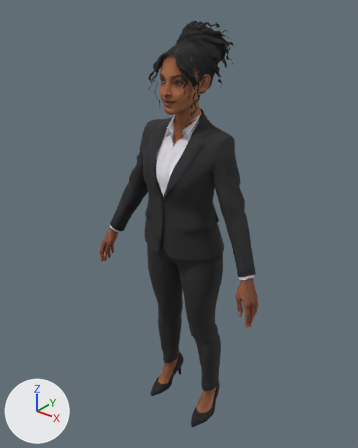
Renders of the glTF model models/af-business-woman.glb from each side of a commit.
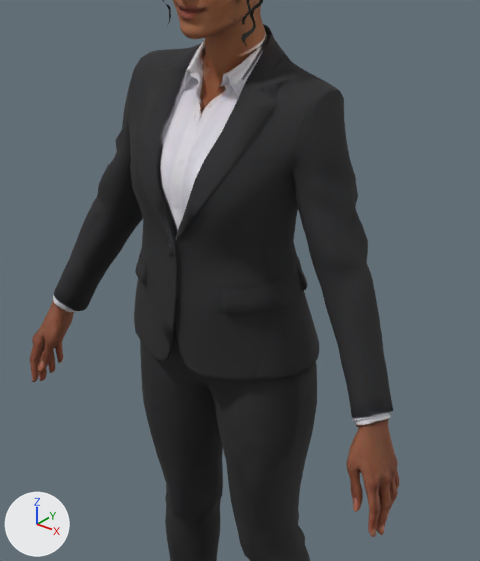
Each version appears first whole from a camera (50 mm lens) standing at (0.65, -0.83, 1.068) and looking at (-0.023, 0.011, 0.546), and next in a close-up on the part from 24% to 82% of the width and 22% to 76% of the height. Lighting does not change. The marker at lower left points along +X, +Y and +Z. The older version's two pictures come first. Vertices at exactly the same position are counted once.

The first close-up shows 'tripo_node_dd92ab57-4b23-492b-8a37-9b448e0289b9'.
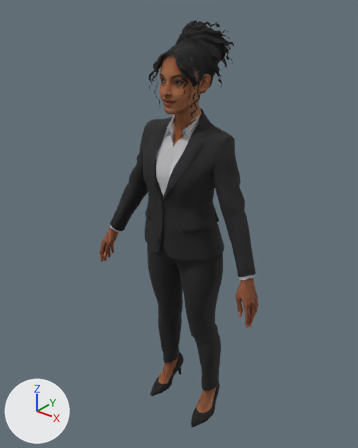
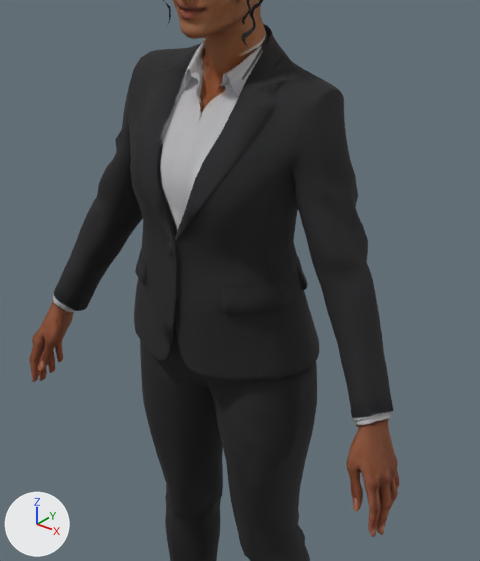
Where the newer file only moved an object's origin or applied its transform, the numbers keep the older frame.

Location of each change, [x1, y1, x2, y2] in pixels of the close-ups (480 x 561 px; the box of a moved part takes in the faces that stretch with it):
'tripo_node_dd92ab57-4b23-492b-8a37-9b448e0289b9', reshaped: before [30, 0, 399, 561]; after [30, 0, 400, 561]
part 1 of me_tripo_mesh_dd92ab57_4b23_492b_8a37_9b448e0289b9, moved or reshaped: [154, 0, 232, 263] in both
part 2 of me_tripo_mesh_dd92ab57_4b23_492b_8a37_9b448e0289b9, moved or reshaped: before [356, 414, 389, 536]; after [353, 414, 390, 536]
part 3 of me_tripo_mesh_dd92ab57_4b23_492b_8a37_9b448e0289b9, surface changed: [32, 0, 390, 428] in both
part 4 of me_tripo_mesh_dd92ab57_4b23_492b_8a37_9b448e0289b9, edited (looks the same): [30, 0, 399, 561] in both

What the commit changed:
Picture 'Image_0' (img_image_0) is new.
Material 'tripo_mat_825509bd' (mat_tripo_mat_825509bd) is new.
Its texture is img_image_0.
Its roughness is 0.9.
me_tripo_mesh_dd92ab57_4b23_492b_8a37_9b448e0289b9 has 10920 vertices, 20785 faces and spans x -0.232..0.232, y -0.087..0.087, z 0.0..1.0.
me_tripo_mesh_dd92ab57_4b23_492b_8a37_9b448e0289b9 is used by ob_tripo_node_dd92ab57_4b23_492b_8a37_9b448e0289b9; location (0.0, 0.0, 0.0).
me_tripo_mesh_dd92ab57_4b23_492b_8a37_9b448e0289b9 part 1: 10 vertices moved within x -0.044..0.021, y -0.063..0.068, z 0.579..0.979; 66 vertices removed from x -0.039..0.048, y -0.085..0.07, z 0.549..0.981; 66 vertices added at x -0.039..0.048, y -0.085..0.07, z 0.55..0.982.
me_tripo_mesh_dd92ab57_4b23_492b_8a37_9b448e0289b9 part 2: 9 vertices moved within x 0.185..0.225, y -0.072..-0.002, z 0.404..0.525; 27 vertices removed from x 0.18..0.225, y -0.068..-0.002, z 0.403..0.524; 27 vertices added at x 0.181..0.225, y -0.068..-0.002, z 0.404..0.526.
me_tripo_mesh_dd92ab57_4b23_492b_8a37_9b448e0289b9 part 3: 19940 kept faces spanning x -0.232..0.232, y -0.087..0.087, z 0.0..1.0 get new texture (UV) coordinates.
me_tripo_mesh_dd92ab57_4b23_492b_8a37_9b448e0289b9 part 4: 20091 faces spanning x -0.232..0.232, y -0.087..0.087, z 0.0..1.0 switch from mat_tripo_mat_dd92ab57_4b23_492b_8a37_9b448e0289b9 (picture img_tripo_rgb_035101b5_6211_405f_ac88_16f4773d2d57) to mat_tripo_mat_825509bd (picture img_image_0).
